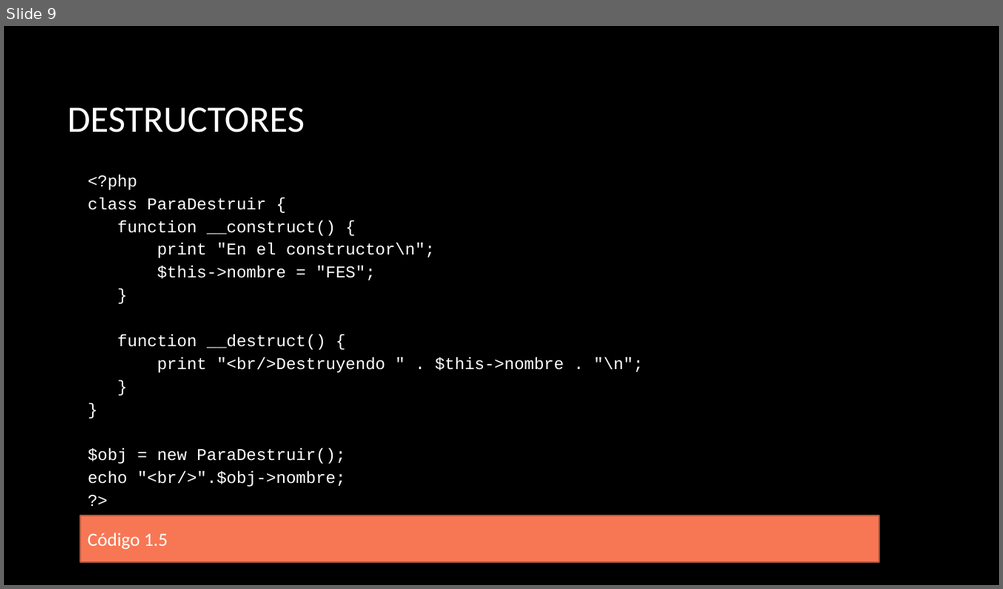
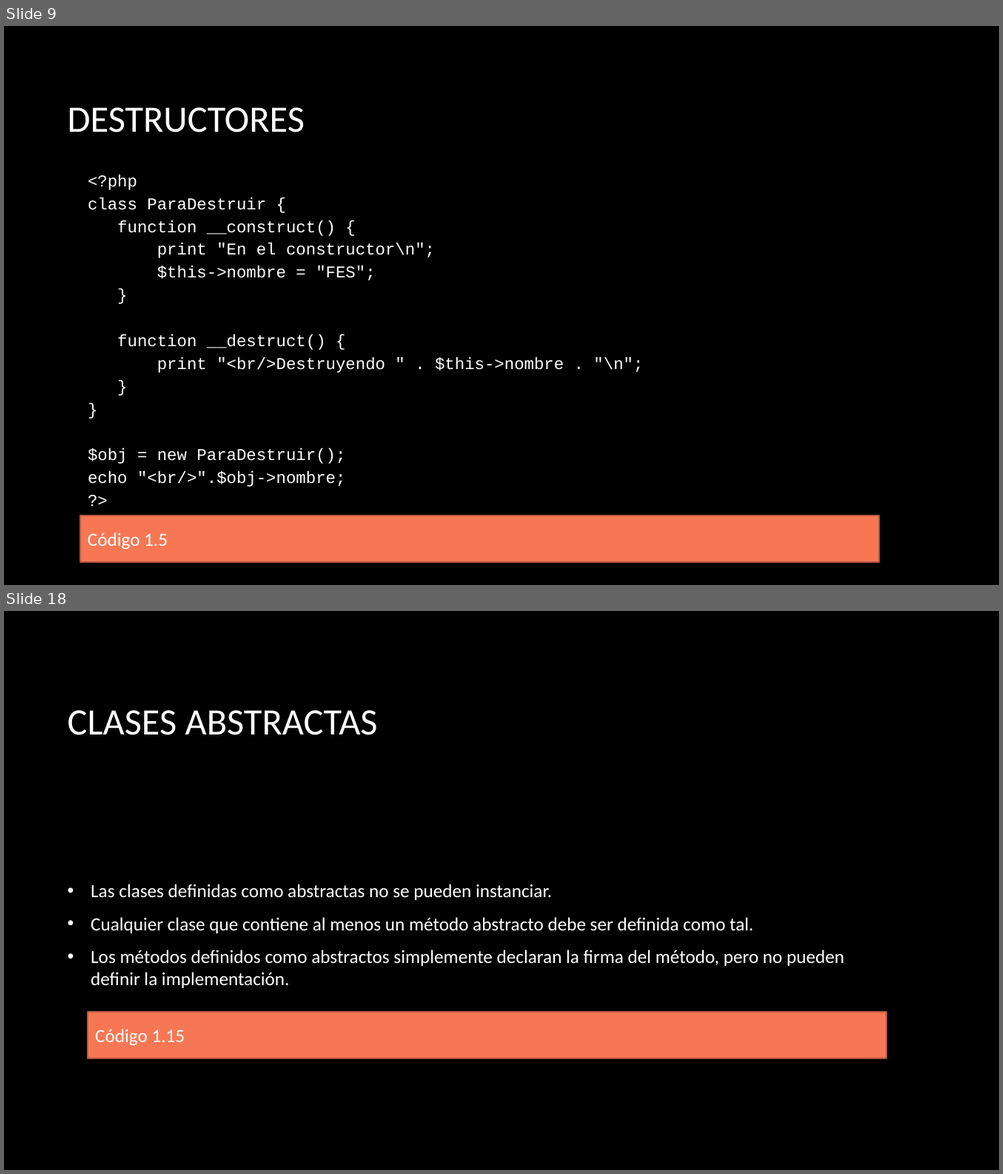
Before and after one commit to erikfer94/fromNoobToMaster, a slide deck: presentaciones/clase_3.pptx. Shown one above the other, each under a label of ours: slide 9 before the commit, slides 9 and 18 after it; the slides between them are not shown. The pictures are 1003x589 and 1003x1174 pixels, drawn with LibreOffice and Linux fonts; fonts in the diff are those of the drawing; background and template pictures are left out. Boxes give left, top, right and bottom in pixels: in the first picture for what was removed or moved away, otherwise in the second. Text is boxed around its words. In the diff, an @@ line names an element or a change of style, - is before the commit and + after.

Commit message:
Clase 4

```diff
--- a/presentaciones/clase_3.pptx
+++ b/presentaciones/clase_3.pptx
@@ slide 18 added at (4, 611, 999, 1170), background picture (left out) @@
@@ title added at (68, 710, 378, 735), 36 pt, text #FFFFFF @@
+CLASES ABSTRACTAS
@@ text added at (91, 884, 844, 988), 18 pt, text #FFFFFF @@
+• Las clases definidas como abstractas no se pueden instanciar.
+• Cualquier clase que contiene al menos un método abstracto debe ser definida como tal.
+• Los métodos definidos como abstractos simplemente declaran la firma del método, pero no pueden definir la implementación.
@@ rectangle added at (88, 1012, 887, 1059), fill #F77754, outline #B7583E 1.5 pt, 18 pt, text #FFFFFF @@
+Código 1.15
```
Also in this commit, not shown: 20 other slides added, 17 other files.
